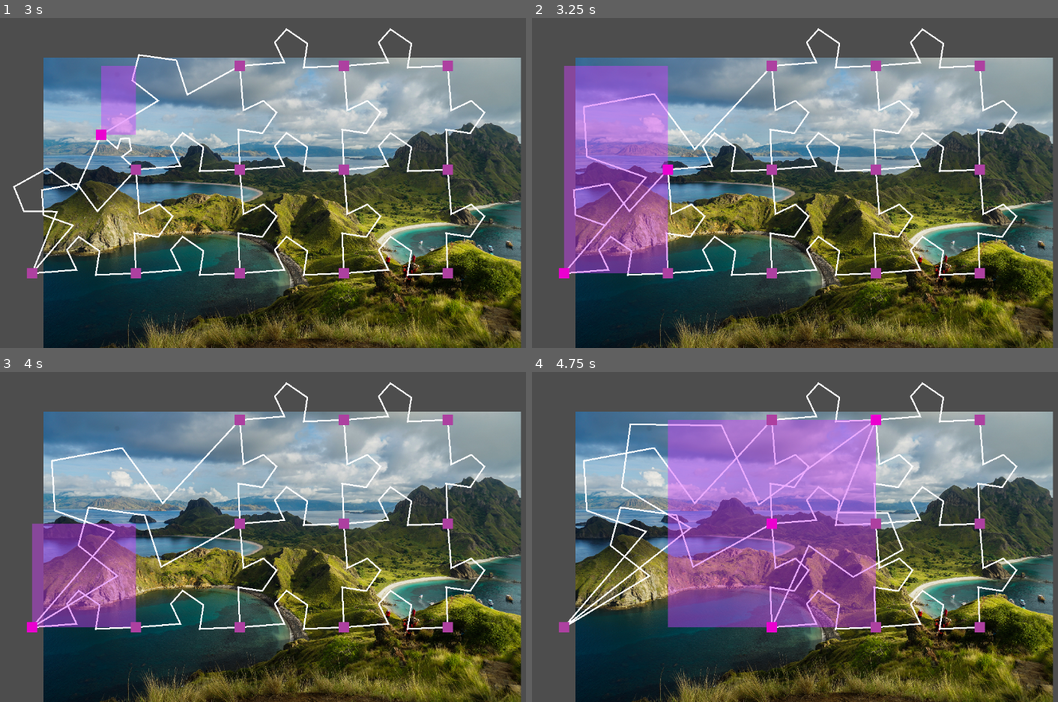
Above: before the commit, frames 1-4 (two rows, left to right).
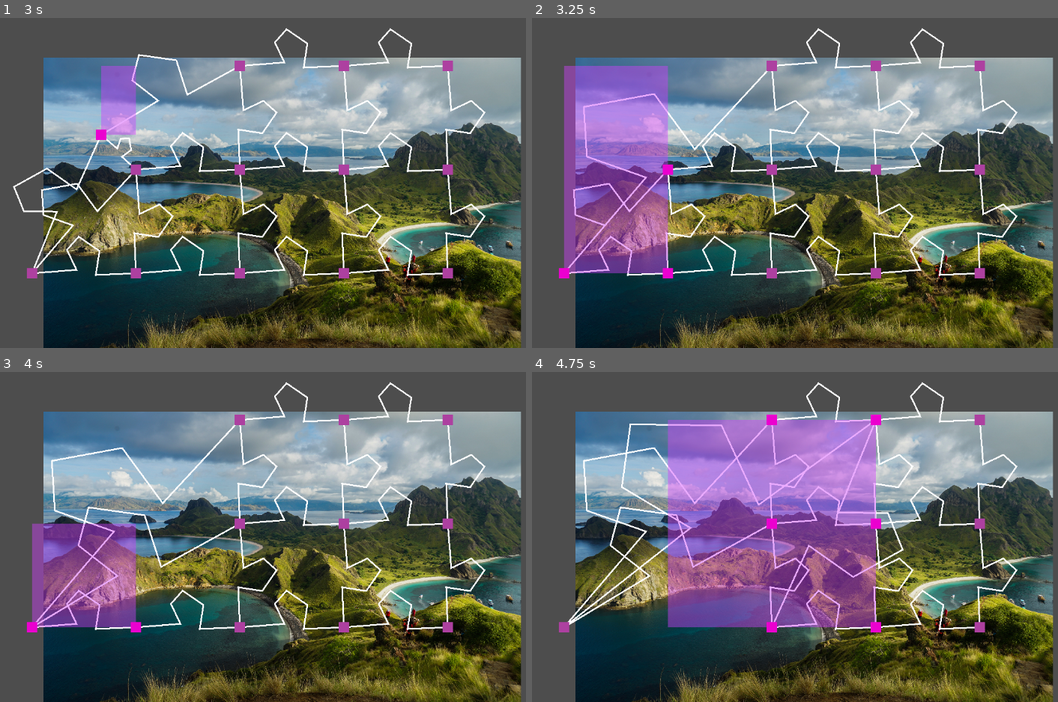
Above: after the commit, the same moments.

Repository: kreibaum/puzzle-shark
Game: Godot game, scene res://editor.tscn
Same seed, same stepped clock (60 frames per second), same inputs: the game is played once before the commit and once after it.
Inputs (mouse positions are in pixels of both pictures, inside the frame that each line leads up to):
- Up to frame 1 (3 s): tap Enter at 0.5, 2 s; drag from (31, 67) to (31, 169) at 0.52 s; tap Space at 1.25, 2.75 s; drag from (31, 169) to (31, 272) at 1.27 s; hold Ctrl 2.03-2.75 s; click (31, 272) at 2.17 s; drag from (136, 67) to (31, 272) at 2.77 s
- Up to frame 2 (3.25 s): no input
- Up to frame 3 (4 s): drag from (136, 523) to (31, 626) at 3.52 s
- Up to frame 4 (4.75 s): drag from (668, 626) to (873, 421) at 4.27 s

Frame 1 is identical in both runs. In frame 2, less than 0.1% of the frame differs, in the area x 24-27%, y 75-79%; in frame 3, less than 0.1%; in frame 4, 0.2%, in the area x 44-67%, y 12-79%.

Commit message:
Fix drag selection mixing with handle movement

Diff:
--- a/DragDropHandle.gd
+++ b/DragDropHandle.gd
@@ -11,6 +11,7 @@
 @export var camera: Camera2D
 
 signal position_changed
+signal hover_changed(DragDropHandle)
 
 # Called when the node enters the scene tree for the first time.
 func _ready():
@@ -46,10 +47,12 @@
 func _mouse_enter():
 	hovered = true
 	update_color()
+	hover_changed.emit(self)
 
 func _mouse_exit():
 	hovered = false
 	update_color()
+	hover_changed.emit(self)
 
 func update_color():
 	if hovered or in_selection:
--- a/PuzzleCanvas.gd
+++ b/PuzzleCanvas.gd
@@ -10,6 +10,9 @@
 var is_selecting: bool = false
 var selection_start: Vector2
 var selection_end: Vector2
+var selection_needs_update: int = 0
+
+var current_hover = null
 
 # Called when the node enters the scene tree for the first time.
 func _ready():
@@ -22,6 +25,7 @@
 			handle.position = Vector2(200 * x, 200 * y)
 			handle.z_index = 2
 			handle.camera = camera
+			handle.hover_changed.connect(current_hover_changed)
 			add_child(handle)
 
 	for x in range(1, w):
@@ -40,10 +44,27 @@
 			edge.camera = camera
 			add_child(edge)
 
+func current_hover_changed(handle: DragDropHandle):
+	if !handle.hovered:
+		current_hover = null
+	else:
+		current_hover = handle
+
+func _process(_delta):
+	# For performance reasons collisions are all processed at the same time.
+	# This means updating the selection must happen defered.
+	if selection_needs_update > 0:
+		for handle in points.values():
+			handle.in_selection = false
+		for area in $Selection.get_overlapping_areas():
+			if area is DragDropHandle:
+				area.in_selection = true
+		selection_needs_update -= 1
+
 func _unhandled_input(event):
 	if event is InputEventMouseButton:
 		if event.button_index == MOUSE_BUTTON_LEFT:
-			if event.pressed:
+			if event.pressed and current_hover == null:
 				is_selecting = true
 				selection_start = get_global_mouse_position()
 				selection_end = selection_start
@@ -60,18 +81,13 @@
 func update_selection():
 	if is_selecting:
 		$Selection.transform = Transform2D(0, self.selection_end - self.selection_start, 0, self.selection_start)
-		for handle in points.values():
-			handle.in_selection = false
-		for area in $Selection.get_overlapping_areas():
-			if area is DragDropHandle:
-				area.in_selection = true
 	else:
 		$Selection.hide()
+	selection_needs_update = 2
 
 func clear_selection():
 	is_selecting = false
 	selection_start = Vector2.INF
 	selection_end = Vector2.INF
 	$Selection.transform = Transform2D(0, self.selection_end - self.selection_start, 0, self.selection_start)
-	for handle in points.values():
-		handle.in_selection = false
+	selection_needs_update = 2
